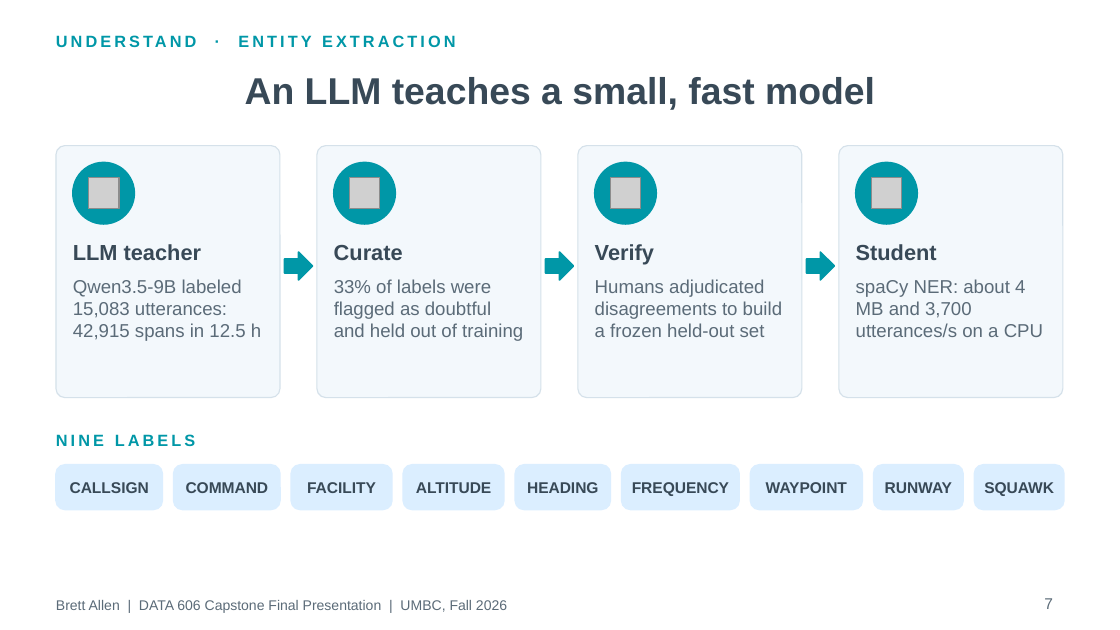
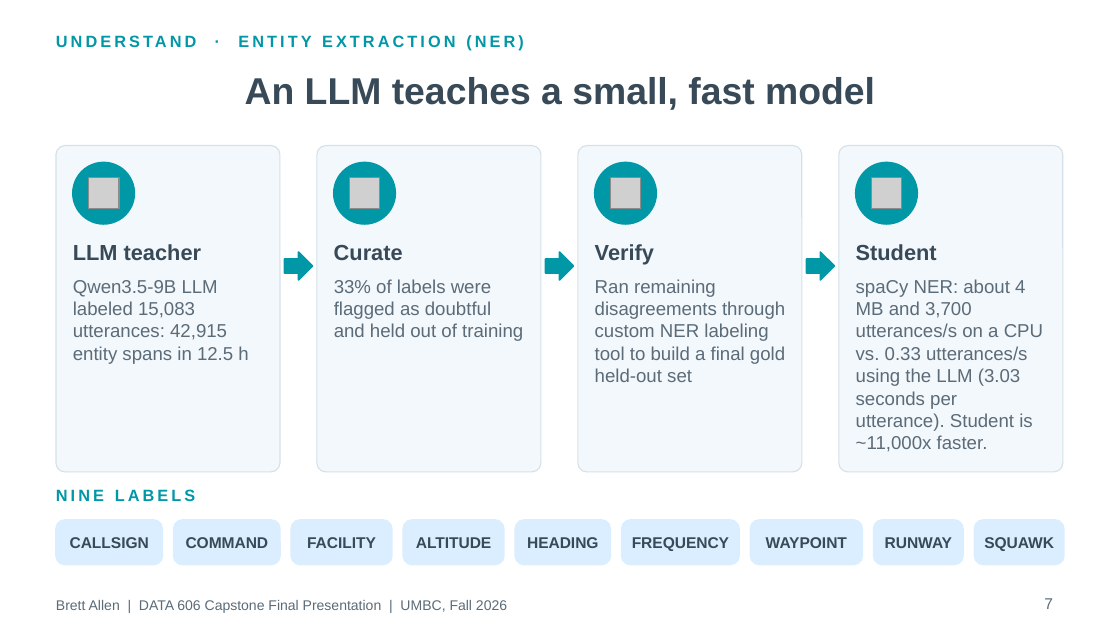
Before and after one commit to BrettFX/UMBC-DATA606-Capstone, a slide deck: slide 7 of docs/Allen_DATA_606_Capstone_Final.pptx. Drawn at 1120x630 pixels with LibreOffice and Linux fonts; fonts in the diff are those of the drawing; grey boxes stand for pictures. Boxes give left, top, right and bottom in pixels: in the first picture for what was removed or moved away, otherwise in the second. Text is boxed around its words. In the diff, an @@ line names an element or a change of style, - is before the commit and + after.

Commit message:
Update final presentation slides Adjust wording and visuals, etc.

```diff
--- a/docs/Allen_DATA_606_Capstone_Final.pptx
+++ b/docs/Allen_DATA_606_Capstone_Final.pptx
@@ text at (238, 35, 524, 51): text changed @@
-UNDERSTAND · ENTITY EXTRACTION
+UNDERSTAND · ENTITY EXTRACTION (NER)
@@ rounded rectangle: place and size @@
-rounded rectangle at (56, 146, 280, 398)
+rounded rectangle at (56, 146, 280, 472)
@@ rounded rectangle: place and size @@
-rounded rectangle at (317, 146, 541, 398)
+rounded rectangle at (317, 146, 541, 472)
@@ rounded rectangle: place and size @@
-rounded rectangle at (578, 146, 802, 398)
+rounded rectangle at (578, 146, 802, 472)
@@ rounded rectangle: place and size @@
-rounded rectangle at (839, 146, 1063, 398)
+rounded rectangle at (839, 146, 1063, 472)
@@ text at (73, 280, 248, 364): text changed @@
-Qwen3.5-9B labeled 15,083 utterances: 42,915 spans in 12.5 h
+Qwen3.5-9B LLM labeled 15,083 utterances: 42,915 entity spans in 12.5 h
@@ text at (595, 279, 785, 382): text changed @@
-Humans adjudicated disagreements to build a frozen held-out set
+Ran remaining disagreements through custom NER labeling tool to build a final gold held-out set
@@ text at (856, 279, 1043, 451): text changed @@
-spaCy NER: about 4 MB and 3,700 utterances/s on a CPU
+spaCy NER: about 4 MB and 3,700 utterances/s on a CPU vs. 0.33 utterances/s using the LLM (3.03 seconds per utterance). Student is ~11,000x faster.
@@ 10 texts, 9 rounded rectangles: place and size @@
-10 texts, 9 rounded rectangles at (56, 434, 1064, 510)
+10 texts, 9 rounded rectangles at (56, 489, 1064, 564)
```
Also in this commit, not shown: 16 other slides changed, 1 other file.
